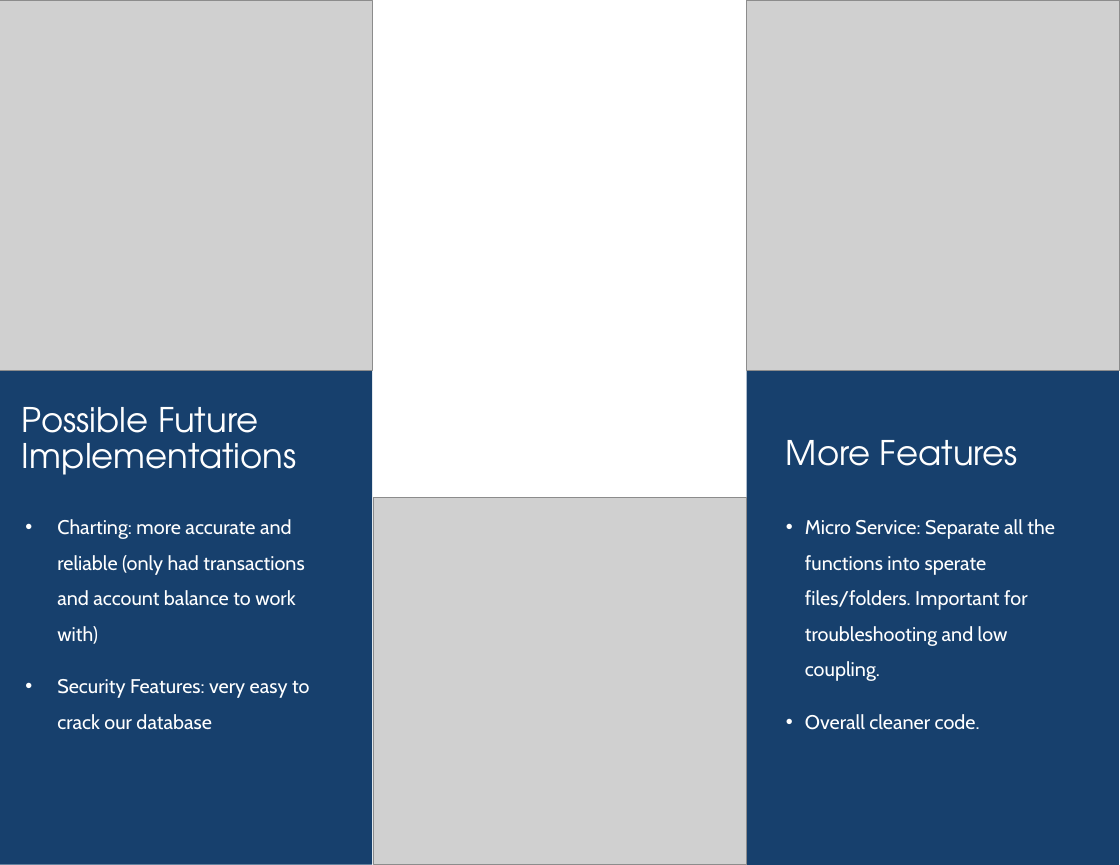
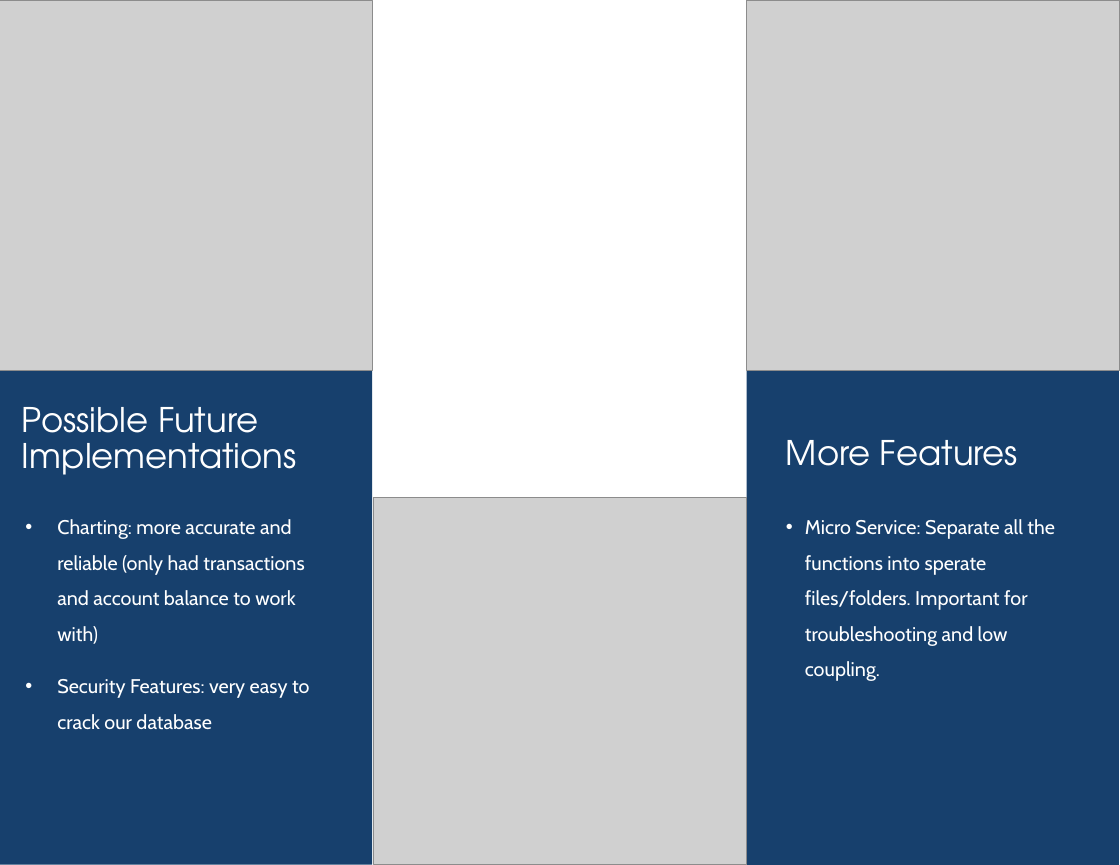
Before and after one commit to Jingyu-An/2023-JohnAbbot-SmartBank, a slide deck: slide 12 of PresentationFinalVersion.pptx. Drawn at 1120x865 pixels with LibreOffice and Linux fonts; fonts in the diff are those of the drawing; grey boxes stand for pictures. Boxes give left, top, right and bottom in pixels: in the first picture for what was removed or moved away, otherwise in the second. Text is boxed around its words. In the diff, an @@ line names an element or a change of style, - is before the commit and + after.

```diff
--- a/PresentationFinalVersion.pptx
+++ b/PresentationFinalVersion.pptx
@@ text at <box>805,714,980,730</box>: paragraph removed @@
-• Overall cleaner code.
```
Also in this commit, not shown: 1 other file.
